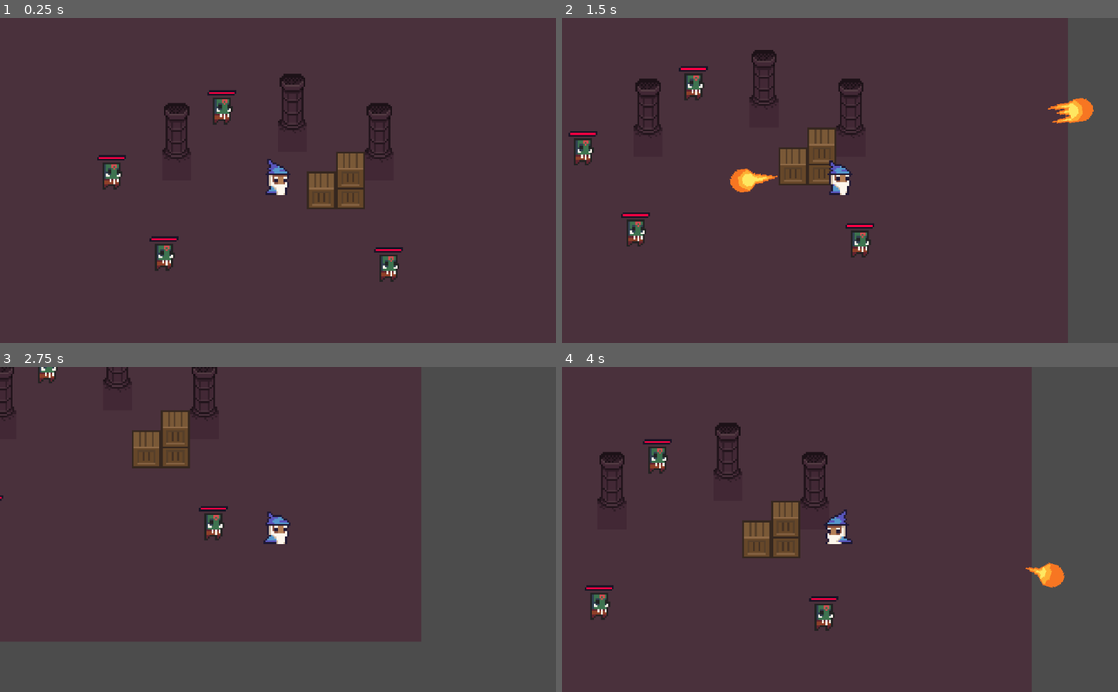
Above: before the commit, frames 1-4 (two rows, left to right).
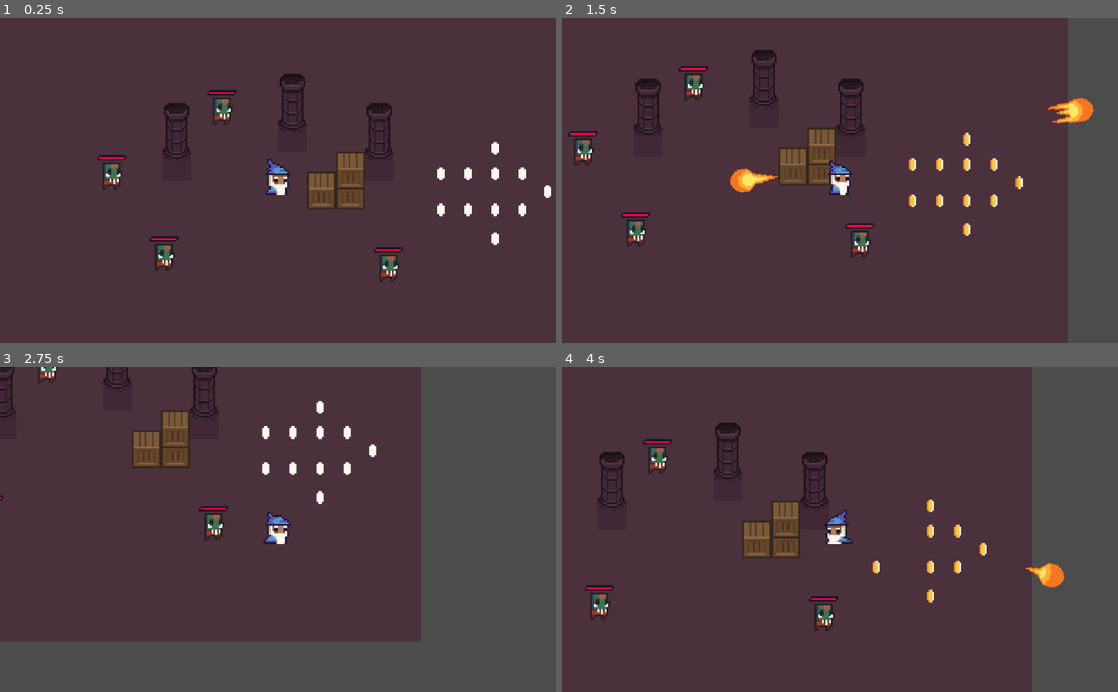
Above: after the commit, the same moments.

Repository: gotneb/cripta_dungeon
Game: Godot game, scene res://scenes/dungeon.tscn
Two runs of this game, one before a commit and one after it. Both use one fixed random seed, a clock stepped at 60 frames per second and the inputs below. Sound files missing from this copy of the repository are replaced by a short silence.
Inputs (mouse positions are in pixels of both pictures, inside the frame that each line leads up to):
- Up to frame 1 (0.25 s): no input
- Up to frame 2 (1.5 s): move the mouse to (962, 164) at 0.52 s; hold Right (right) 0.53-1.28 s; tap Z (z_attack) at 0.6, 1.35 s; move the mouse to (728, 196) at 1.27 s; hold Down (down) from 1.28 s (still down)
- Up to frame 3 (2.75 s): move the mouse to (333, 458) at 2.02 s; release Down (down) at 2.03 s; hold Right (right) from 2.03 s (still down); tap Z (z_attack) at 2.1 s
- Up to frame 4 (4 s): move the mouse to (812, 594) at 2.77 s; release Right (right) at 2.78 s; hold Up (ui_up) 2.78-3.53 s; tap Z (z_attack) at 2.85, 3.6 s; move the mouse to (1006, 578) at 3.52 s; hold Left (left) from 3.53 s (still down)

The runs differ from the first frame. In frame 1, 0.5% of the frame differs, in the area x 78-100%, y 38-70%; in frame 2, 0.5%; in frame 3, 0.5%, in the area x 47-68%, y 10-43%; in frame 4, 0.4%.

Commit message:
Add coin

Diff:
--- a/src/scenes/dungeon.tscn
+++ b/src/scenes/dungeon.tscn
@@ -1,9 +1,10 @@
-[gd_scene load_steps=10 format=2]
+[gd_scene load_steps=11 format=2]
 
 [ext_resource path="res://assets/tileset.png" type="Texture" id=1]
 [ext_resource path="res://assets/walls.png" type="Texture" id=2]
 [ext_resource path="res://scenes/enemies/orc_shaman.tscn" type="PackedScene" id=3]
 [ext_resource path="res://scenes/playable_characters/wizzard.tscn" type="PackedScene" id=4]
+[ext_resource path="res://scenes/items/coin.tscn" type="PackedScene" id=5]
 
 [sub_resource type="TileSet" id=1]
 0/name = "tileset.png 0"
@@ -453,6 +454,41 @@
 format = 1
 tile_data = PoolIntArray( -65535, 1, 0, -65534, 0, 0, 720914, 1, 0, 720915, 0, 0 )
 
+[node name="Coins" type="Node2D" parent="."]
+
+[node name="Coin" parent="Coins" instance=ExtResource( 5 )]
+position = Vector2( 90, 0 )
+
+[node name="Coin2" parent="Coins" instance=ExtResource( 5 )]
+position = Vector2( 105, 0 )
+
+[node name="Coin3" parent="Coins" instance=ExtResource( 5 )]
+position = Vector2( 120, 0 )
+
+[node name="Coin7" parent="Coins" instance=ExtResource( 5 )]
+position = Vector2( 120, -14 )
+
+[node name="Coin4" parent="Coins" instance=ExtResource( 5 )]
+position = Vector2( 90, 20 )
+
+[node name="Coin5" parent="Coins" instance=ExtResource( 5 )]
+position = Vector2( 105, 20 )
+
+[node name="Coin6" parent="Coins" instance=ExtResource( 5 )]
+position = Vector2( 120, 20 )
+
+[node name="Coin8" parent="Coins" instance=ExtResource( 5 )]
+position = Vector2( 120, 36 )
+
+[node name="Coin9" parent="Coins" instance=ExtResource( 5 )]
+position = Vector2( 135, 20 )
+
+[node name="Coin10" parent="Coins" instance=ExtResource( 5 )]
+position = Vector2( 135, 0 )
+
+[node name="Coin11" parent="Coins" instance=ExtResource( 5 )]
+position = Vector2( 149, 10 )
+
 [node name="Enemies" type="Node2D" parent="."]
 
 [node name="Orc Shaman" parent="Enemies" instance=ExtResource( 3 )]
--- /dev/null
+++ b/src/scenes/items/coin.tscn
@@ -0,0 +1,41 @@
+[gd_scene load_steps=9 format=2]
+
+[ext_resource path="res://assets/items/coin/1.png" type="Texture" id=1]
+[ext_resource path="res://assets/items/coin/2.png" type="Texture" id=2]
+[ext_resource path="res://assets/items/coin/3.png" type="Texture" id=3]
+[ext_resource path="res://assets/items/coin/0.png" type="Texture" id=4]
+[ext_resource path="res://scripts/items/coin.gd" type="Script" id=5]
+[ext_resource path="res://sfx/coin/collect_coin.mp3" type="AudioStream" id=6]
+
+[sub_resource type="SpriteFrames" id=1]
+animations = [ {
+"frames": [ ExtResource( 4 ), ExtResource( 1 ), ExtResource( 2 ), ExtResource( 3 ) ],
+"loop": true,
+"name": "default",
+"speed": 8.0
+} ]
+
+[sub_resource type="CircleShape2D" id=2]
+radius = 3.16228
+
+[node name="Coin" type="Area2D"]
+script = ExtResource( 5 )
+__meta__ = {
+"_edit_group_": true
+}
+
+[node name="AnimatedSprite" type="AnimatedSprite" parent="."]
+frames = SubResource( 1 )
+playing = true
+
+[node name="CollisionShape2D" type="CollisionShape2D" parent="."]
+shape = SubResource( 2 )
+
+[node name="Tween" type="Tween" parent="."]
+
+[node name="CoinCollected" type="AudioStreamPlayer" parent="."]
+stream = ExtResource( 6 )
+
+[connection signal="body_entered" from="." to="." method="_on_Coin_body_entered"]
+[connection signal="tween_completed" from="Tween" to="." method="_on_tween_completed"]
+[connection signal="finished" from="CoinCollected" to="." method="_on_CoinCollected_finished"]
--- a/src/scripts/interface/health_bar_enemie.gd
+++ b/src/scripts/interface/health_bar_enemie.gd
@@ -2,9 +2,8 @@
 
 
 func update_health(health: int) -> void:
-	var tween = create_tween().set_trans(Tween.TRANS_BOUNCE).set_ease(Tween.EASE_IN_OUT)
+	var tween = create_tween().set_trans(Tween.TRANS_SINE).set_ease(Tween.EASE_OUT_IN)
 	tween.tween_property($TextureProgress, "value", float(health), 0.3)
-	#$TextureProgress.value = health
 
 
 func set_max_health(health: int) -> void:
--- /dev/null
+++ b/src/scripts/items/coin.gd
@@ -0,0 +1,30 @@
+extends Area2D
+
+# Isso da o efeito de ficar balancando de cima pra baixo
+onready var positions := [global_position.y -5.0, global_position.y + 5.0]
+
+
+func _ready():
+	_start_tween()
+
+
+func _start_tween():
+	$Tween.interpolate_property(self, "position:y",
+	positions[0], positions[1], 1.5,
+	Tween.TRANS_LINEAR, Tween.EASE_IN_OUT)
+	$Tween.start()
+
+
+func _on_tween_completed(object, key):
+	positions.invert()
+	_start_tween()
+
+
+func _on_Coin_body_entered(body):
+	if body is Wizzard:
+		hide()
+		$CoinCollected.play()
+
+
+func _on_CoinCollected_finished():
+	queue_free()
Binary file added: src/assets/items/coin/0.png
Not shown, added: src/assets/items/coin/0.png.import
Binary file added: src/assets/items/coin/1.png
Not shown, added: src/assets/items/coin/1.png.import
Binary file added: src/assets/items/coin/2.png
Not shown, added: src/assets/items/coin/2.png.import
Binary file added: src/assets/items/coin/3.png
Not shown, added: src/assets/items/coin/3.png.import
Not shown, added: src/sfx/coin/collect_coin.mp3.import
Not shown, added: src/sfx/coin/collect_coin.mp3
